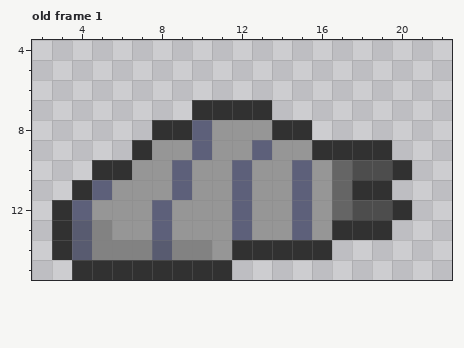
Two versions of one pixel-art file, Assets/Sprites/Enemies/Blusim Area/Scout Maggot/Scout Maggot.aseprite. Above, as it was before the edit.
24x16 pixels, 1 frame. Shown: old frame 1: x 2..22, y 4..15. The commit also changed other frames, which this record leaves out.
After the commit:
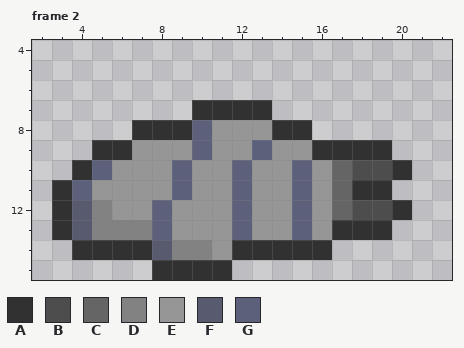
Palette (. is transparent): A #313131  B #4d4d4d  C #656565  D #828282  E #969696  F #585b70  G #5d607a
A new or re-ordered frame is compared with the old frame closest to it.
Commit message: Added walking and cocon animation for maggot
Changes in this commit:
frames 1 -> 8
Changed rows in their new state; - is an unchanged pixel.
Frame 2 is new; against old frame 1:
first column x 3:
 8 ----A
 9 --AAE
10 -AGE-
11 AGE--
12 -FD--
13 ---DD
14 .AAAA
15 -....
Changed places in both pictures, as pixel boxes (x1, y1, x2, y2):
changed: (52, 120, 152, 280)
